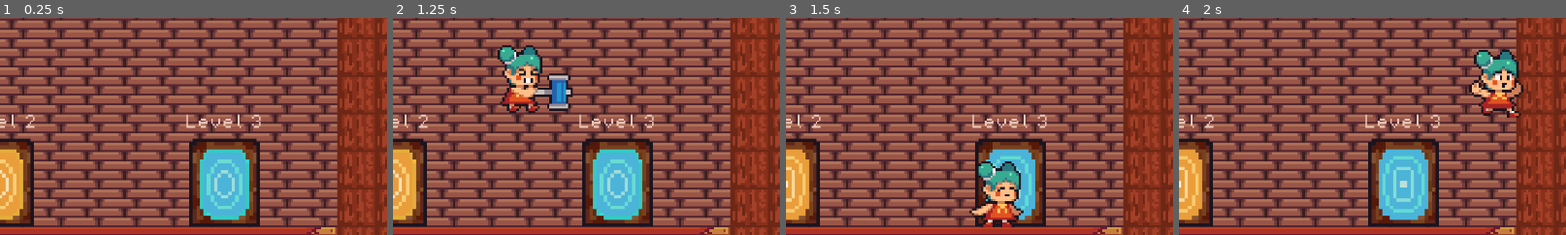
Above: before the commit, frames 1-4 (left to right).
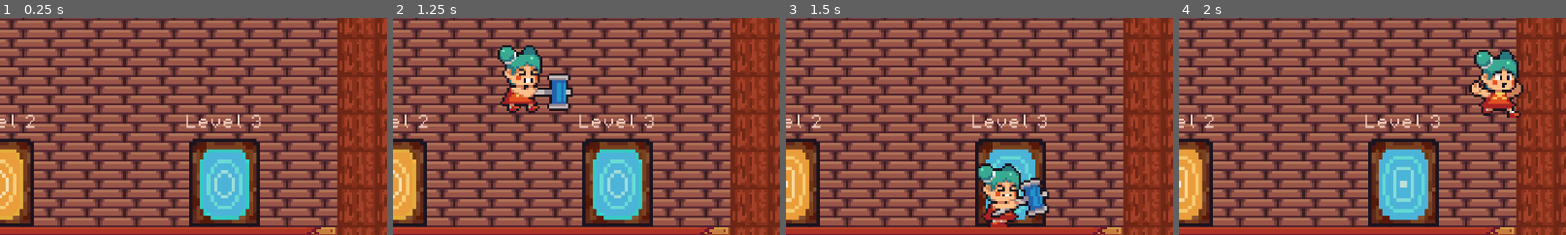
Above: after the commit, the same moments.

Repository: CakeRun/Vaerkstedsuge.github-brug-denne
Game: Godot game, scene res://main scene (start)/main.tscn
The game is run twice, just before and just after one commit, with the same random seed, the same clock (stepped at 60 frames per second) and the same inputs.
Inputs:
- Up to frame 1 (0.25 s): no input
- Up to frame 2 (1.25 s): hold D (move_right) from 0.53 s (still down); tap X (attack) at 0.6 s; tap Space (jump) at 0.77 s
- Up to frame 3 (1.5 s): keep holding D (move_right); tap X (attack) at 1.35 s
- Up to frame 4 (2 s): keep holding D (move_right); tap Space (jump) at 1.52 s
The pictures show only the part of the screen within x 50-100%, y 38-88%; the shares and areas given below are measured in that part.

Frames 1-2 are identical in both runs. In frame 3, 2.5% of the frame differs, in the area x 47-69%, y 66-97%; in frame 4, nothing differs.

Commit message:
Combat fungerer helt perfekt nu :D

Diff:
--- a/GoDot/Enemy 2 (crocodile)/Crocoscript.gd
+++ b/GoDot/Enemy 2 (crocodile)/Crocoscript.gd
@@ -6,7 +6,7 @@
 var chase = false
 var player = null
 
-var health = 2
+var health = 3
 var player_inattack_zone = false
 var enemy_attack_cooldown = true
 
@@ -17,6 +17,13 @@
 @onready var animated_sprite = $AnimatedSprite2D
 
 @onready var game_manager = %GameManager
+
+func enemy():
+	pass
+
+func _physics_process(delta):
+	deal_with_damage()
+	enemy_attack()
 
 
 func _process(delta):
@@ -61,7 +68,7 @@
 		enemy_attack_cooldown = false
 		await get_tree().create_timer(0.02).timeout #til at sikre, at vi dør ikke konstant
 		GameManager.enemy_attack = false
-		await get_tree().create_timer(1).timeout
+		await get_tree().create_timer(2).timeout
 		enemy_attack_cooldown = true
 	elif player_inattack_zone == false:
 		animated_sprite.play("Walk")
--- a/GoDot/Enemy 2 (crocodile)/Enemy 2.tscn
+++ b/GoDot/Enemy 2 (crocodile)/Enemy 2.tscn
@@ -198,10 +198,10 @@
 radius = 59.0085
 
 [sub_resource type="RectangleShape2D" id="RectangleShape2D_h0ej8"]
-size = Vector2(27, 19)
+size = Vector2(36, 19)
 
 [node name="Crocodile" type="CharacterBody2D"]
-collision_layer = 2
+collision_mask = 8
 script = ExtResource("1_cfj7q")
 
 [node name="AnimatedSprite2D" type="AnimatedSprite2D" parent="."]
@@ -228,18 +228,18 @@
 target_position = Vector2(-15, 11)
 
 [node name="detection" type="Area2D" parent="."]
-collision_layer = 2
-collision_mask = 8
+collision_layer = 4
+collision_mask = 12
 
 [node name="CollisionShape2D" type="CollisionShape2D" parent="detection"]
 shape = SubResource("CircleShape2D_m2k72")
 
 [node name="Croco-Hitbox" type="Area2D" parent="."]
 collision_layer = 4
-collision_mask = 4
+collision_mask = 12
 
 [node name="CollisionShape2D" type="CollisionShape2D" parent="Croco-Hitbox"]
-position = Vector2(4.5, 0.5)
+position = Vector2(-1, 0)
 shape = SubResource("RectangleShape2D_h0ej8")
 debug_color = Color(0.746082, 0.413969, 0.551118, 0.42)
 
--- a/GoDot/Player/player_script.gd
+++ b/GoDot/Player/player_script.gd
@@ -86,7 +86,8 @@
 	if Input.is_action_just_pressed("attack"):
 		GameManager.player_current_attack = true
 		attack_ip = true
+		await get_tree().create_timer(0.02).timeout
+		GameManager.player_current_attack = false
 		$AnimatedSprite2D.play("hit")
 		await get_tree().create_timer(1.2).timeout
-		GameManager.player_current_attack = false
 		attack_ip = false
